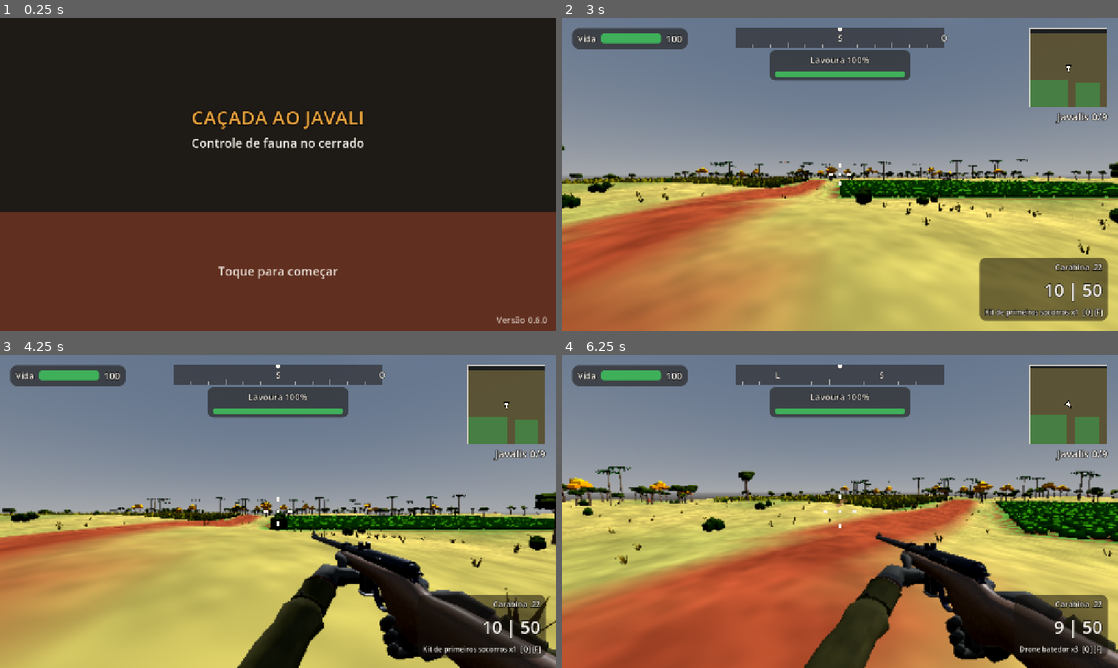
Above: before the commit, frames 1-4 (two rows, left to right).
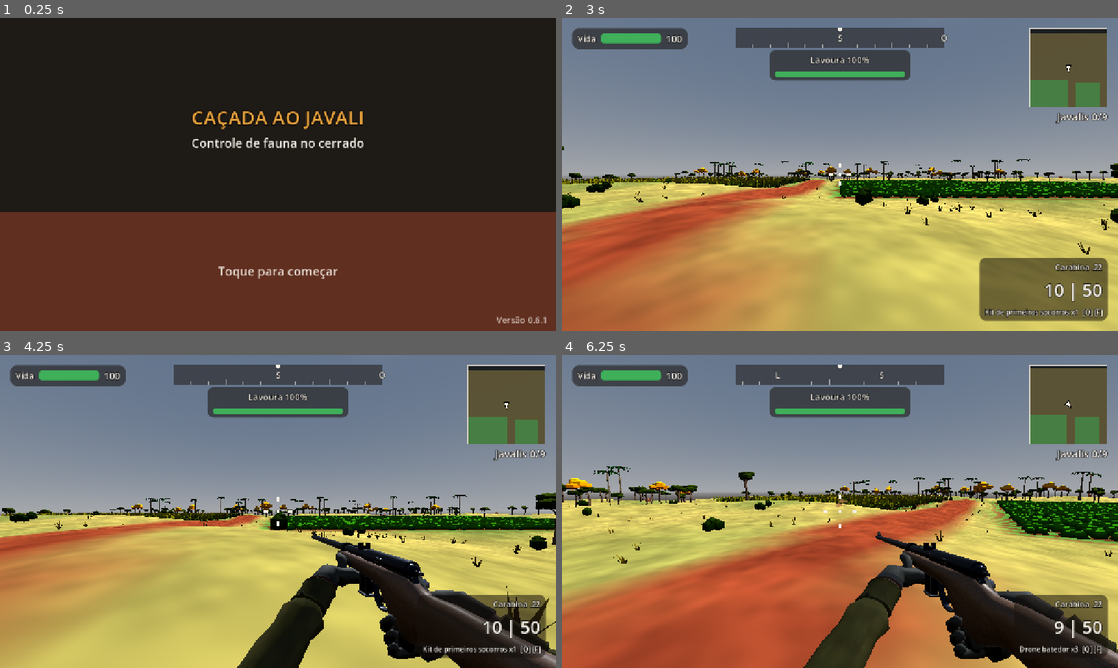
Above: after the commit, the same moments.

Repository: italocassio/hunt-javali
Game: Godot game, scene res://src/ui/boot/boot.tscn
Two runs of this game, one before a commit and one after it. Both use one fixed random seed, a clock stepped at 60 frames per second and the inputs below.
Inputs (mouse positions are in pixels of both pictures, inside the frame that each line leads up to):
- Up to frame 1 (0.25 s): no input
- Up to frame 2 (3 s): click (840, 174) at 0.5 s; click "Jogar" at 1.25 s; click (840, 93) at 2 s; click "Iniciar caçada" at 2.75 s
- Up to frame 3 (4.25 s): tap Enter at 3.5 s; move the mouse to (400, 495) at 3.52 s; hold D (move_right) from 3.53 s (still down); hold Ctrl (crouch) from 3.53 s (still down); click (400, 495) at 3.67 s
- Up to frame 4 (6.25 s): move the mouse to (812, 511) at 4.27 s; release D (move_right) at 4.28 s; release Ctrl (crouch) at 4.28 s; hold W (move_forward) from 4.28 s (still down); tap E (dog_command) at 4.35 s; move the mouse to (851, 505) at 5.02 s; tap F (item_next) at 5.1 s; move the mouse to (834, 517) at 5.77 s; tap Shift (sprint) at 5.85 s; click (834, 517) at 5.92 s

The runs differ from the first frame. In frame 1, less than 0.1% of the frame differs, in the area x 97-99%, y 95-98%; in frame 2, 3.6%; in frame 3, 3.9%; in frame 4, 4.8%, in the area x 0-100%, y 35-100%.

Commit message:
versão 0.6.1: caçada mais leve na Web (render scale 1,0, teto de DPR, sem adjustment)
- quality_presets: render_scale 1,0 em todos; max_pixel_ratio novo (low 1,5, medium/high 2,0)
- hunt_controller: limita window.devicePixelRatio só durante a caçada (Web), restaura na saída
- mato_grosso_env: adjustment removido (passe de tela cheia, 4,6 ms em DPR 3); cor compensada em sol, céu e névoa
- contrato: orçamentos da frente cenário e javalis HD (§7.1, §7.4, §7.5, §7.6, §7.12, §13.1)
- docs/plano_grafico_cenario_javali.md: plano da frente
- medição (Chrome emulando celular, Intel UHD, hip_x1): 38,2 ms → 14,5 ms por quadro

Co-Authored-By: Claude Opus 5.5 <noreply@anthropic.com>

Diff:
--- a/data/game.json
+++ b/data/game.json
@@ -73,8 +73,8 @@
     "name_tag_max_m": 120.0
   },
   "quality_presets": {
-    "low":    {"shadows": false, "shadow_distance_m": 0,  "flora_density": 0.5,  "render_scale": 0.75, "view_distance_m": 160},
-    "medium": {"shadows": true,  "shadow_distance_m": 30, "flora_density": 0.75, "render_scale": 0.9,  "view_distance_m": 220},
-    "high":   {"shadows": true,  "shadow_distance_m": 45, "flora_density": 1.0,  "render_scale": 1.0,  "view_distance_m": 300}
+    "low":    {"shadows": false, "shadow_distance_m": 0,  "flora_density": 0.5,  "render_scale": 1.0,  "max_pixel_ratio": 1.5, "view_distance_m": 160},
+    "medium": {"shadows": true,  "shadow_distance_m": 30, "flora_density": 0.75, "render_scale": 1.0,  "max_pixel_ratio": 2.0, "view_distance_m": 220},
+    "high":   {"shadows": true,  "shadow_distance_m": 45, "flora_density": 1.0,  "render_scale": 1.0,  "max_pixel_ratio": 2.0, "view_distance_m": 300}
   }
 }
--- a/project.godot
+++ b/project.godot
@@ -12,7 +12,7 @@
 
 config/name="Caçada ao Javali"
 config/description="Controle de javalis invasores em fazendas do Brasil."
-config/version="0.6.0"
+config/version="0.6.1"
 run/main_scene="res://src/ui/boot/boot.tscn"
 config/features=PackedStringArray("4.7", "GL Compatibility")
 config/icon="res://assets/ui/icons/app_icon.svg"
--- a/src/hunt/hunt_controller.gd
+++ b/src/hunt/hunt_controller.gd
@@ -10,6 +10,22 @@
 const DEFAULT_END_DELAY_S: float = 2.5
 const AMBIENCE_LOOPS: Array[StringName] = [&"amb_cerrado_loop", &"amb_wind_loop"]
 const AMBIENCE_DB: float = -6.0
+## Web only: caps window.devicePixelRatio while hunting (preset "max_pixel_ratio"). Godot Web sizes the canvas from it
+## every loop iteration, so this is cheaper than scaling_3d_scale (which adds a fixed intermediate target + blit).
+## The getter is installed once and keeps the browser's real value; window.__huntMaxDpr <= 0 means no cap.
+const JS_DPR_CAP_INSTALL: String = """
+(function () {
+	if (window.__huntDprInstalled) { return; }
+	var d = Object.getOwnPropertyDescriptor(window, 'devicePixelRatio');
+	var real = function () { return (d && d.get) ? d.get.call(window) : (d ? d.value : 1); };
+	Object.defineProperty(window, 'devicePixelRatio', {
+		configurable: true, enumerable: true,
+		get: function () { var m = window.__huntMaxDpr; return (m > 0) ? Math.min(real(), m) : real(); }
+	});
+	window.__huntDprInstalled = true;
+})();
+"""
+const JS_DPR_CAP_READ: String = "(window.__huntMaxDpr > 0) ? window.__huntMaxDpr : 0"
 const MSG_GROUP: String = "Uma vara saiu da mata!"
 const MSG_LONER: String = "Um javali solitário saiu da mata!"
 const MSG_ALPHA: String = "O cachaço alfa entrou na área!"
@@ -74,6 +90,8 @@
 var _hit_shots: Dictionary = {}        # shot_id -> true
 var _clean_zones: Array = []
 var _prev_scaling: float = 1.0
+var _prev_max_dpr: float = 0.0
+var _dpr_cap_applied: bool = false
 var _timing: bool = false
 
 # Network (docs/multiplayer.md section 6.1). _net_role == Net.Role.OFFLINE is the solo path.
@@ -150,8 +168,27 @@
 	var vp: Viewport = get_viewport()
 	if vp != null:
 		vp.scaling_3d_scale = _prev_scaling
+	_restore_pixel_ratio()
 	for id: StringName in AMBIENCE_LOOPS:
 		Sfx.stop_loop(id)
+
+
+## Web only: limits the canvas pixel ratio during the hunt (menus keep the native one). 0 = no cap.
+func _apply_pixel_ratio_cap(max_ratio: float) -> void:
+	if not OS.has_feature("web") or max_ratio <= 0.0:
+		return
+	JavaScriptBridge.eval(JS_DPR_CAP_INSTALL, true)
+	if not _dpr_cap_applied:
+		_prev_max_dpr = float(JavaScriptBridge.eval(JS_DPR_CAP_READ, true))
+	_dpr_cap_applied = true
+	JavaScriptBridge.eval("window.__huntMaxDpr = %s;" % str(max_ratio), true)
+
+
+func _restore_pixel_ratio() -> void:
+	if not _dpr_cap_applied:
+		return
+	_dpr_cap_applied = false
+	JavaScriptBridge.eval("window.__huntMaxDpr = %s;" % str(_prev_max_dpr), true)
 
 
 # --- Assembly (section 8.1) ----------------------------------------------------------------------
@@ -273,6 +310,7 @@
 	add_child(_env)
 	_env.apply_quality(quality)
 	get_viewport().scaling_3d_scale = clampf(float(preset.get("render_scale", 1.0)), 0.25, 1.0)
+	_apply_pixel_ratio_cap(float(preset.get("max_pixel_ratio", 0.0)))
 	t = _lap("environment", t)
 	if not await _next_frame():
 		return
Not shown, changed: docs/arquitetura.md
Not shown, changed: docs/changelog.md
Not shown, added: docs/plano_grafico_cenario_javali.md
